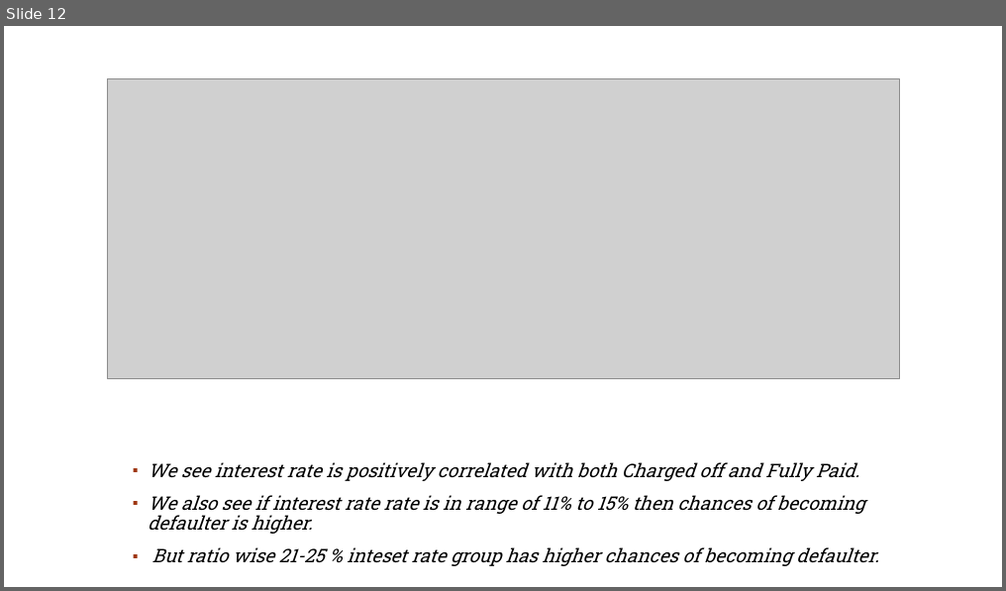
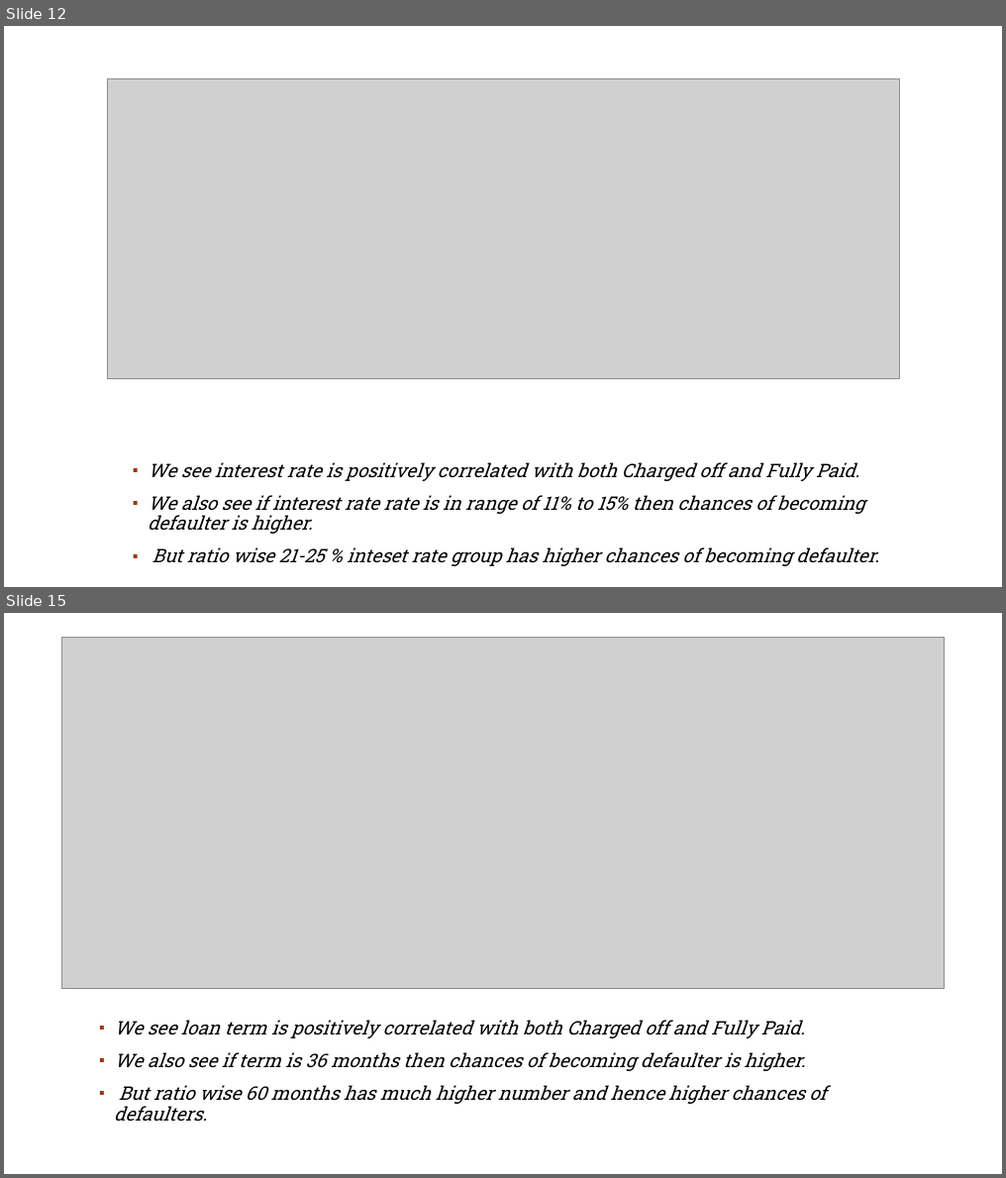
Before and after one commit to rahul2july/lendingclubcasestudy, a slide deck: lendingclubcasestudy.pptx. Shown one above the other, each under a label of ours: slide 12 before the commit, slides 12 and 15 after it; the slides between them are not shown. The pictures are 1006x591 and 1006x1178 pixels, drawn with LibreOffice and Linux fonts; fonts in the diff are those of the drawing; grey boxes stand for pictures; background and template pictures are left out. Boxes give left, top, right and bottom in pixels: in the first picture for what was removed or moved away, otherwise in the second. Text is boxed around its words. In the diff, an @@ line names an element or a change of style, - is before the commit and + after.

```diff
--- a/lendingclubcasestudy.pptx
+++ b/lendingclubcasestudy.pptx
@@ slide 15 added at bbox=[4, 613, 1002, 1174], background #FFFFFF; not listed: 1 template element that a slide beside it also shows @@
@@ picture added at bbox=[62, 638, 944, 989] @@
@@ text added at bbox=[114, 1020, 826, 1121], 18 pt, text #000000, italic @@
+▪ We see loan term is positively correlated with both Charged off and Fully Paid.
+▪ We also see if term is 36 months then chances of becoming defaulter is higher.
+▪ But ratio wise 60 months has much higher number and hence higher chances of defaulters.
```
Also in this commit, not shown: 2 slides changed, 11 other slides added, 2 other files.
